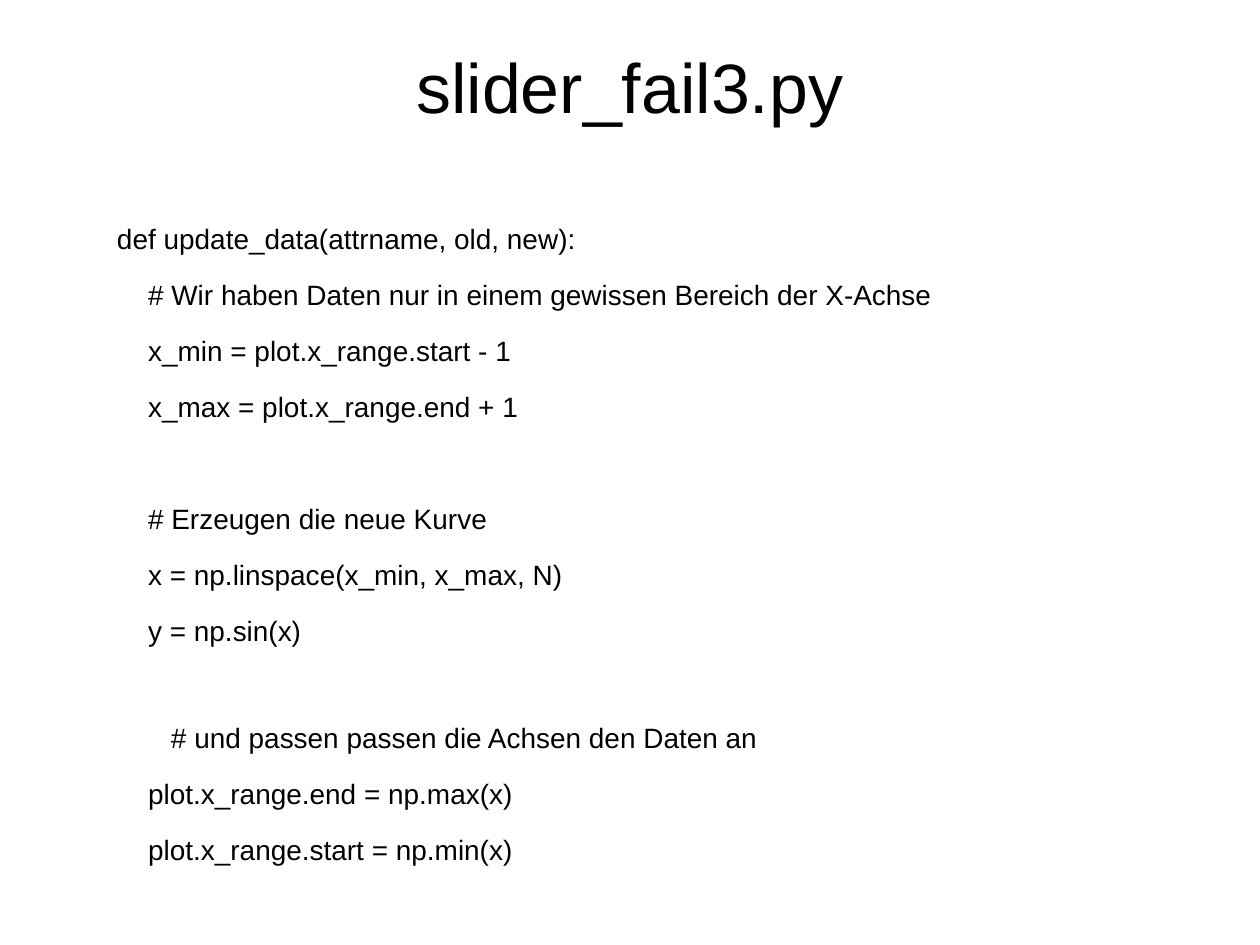
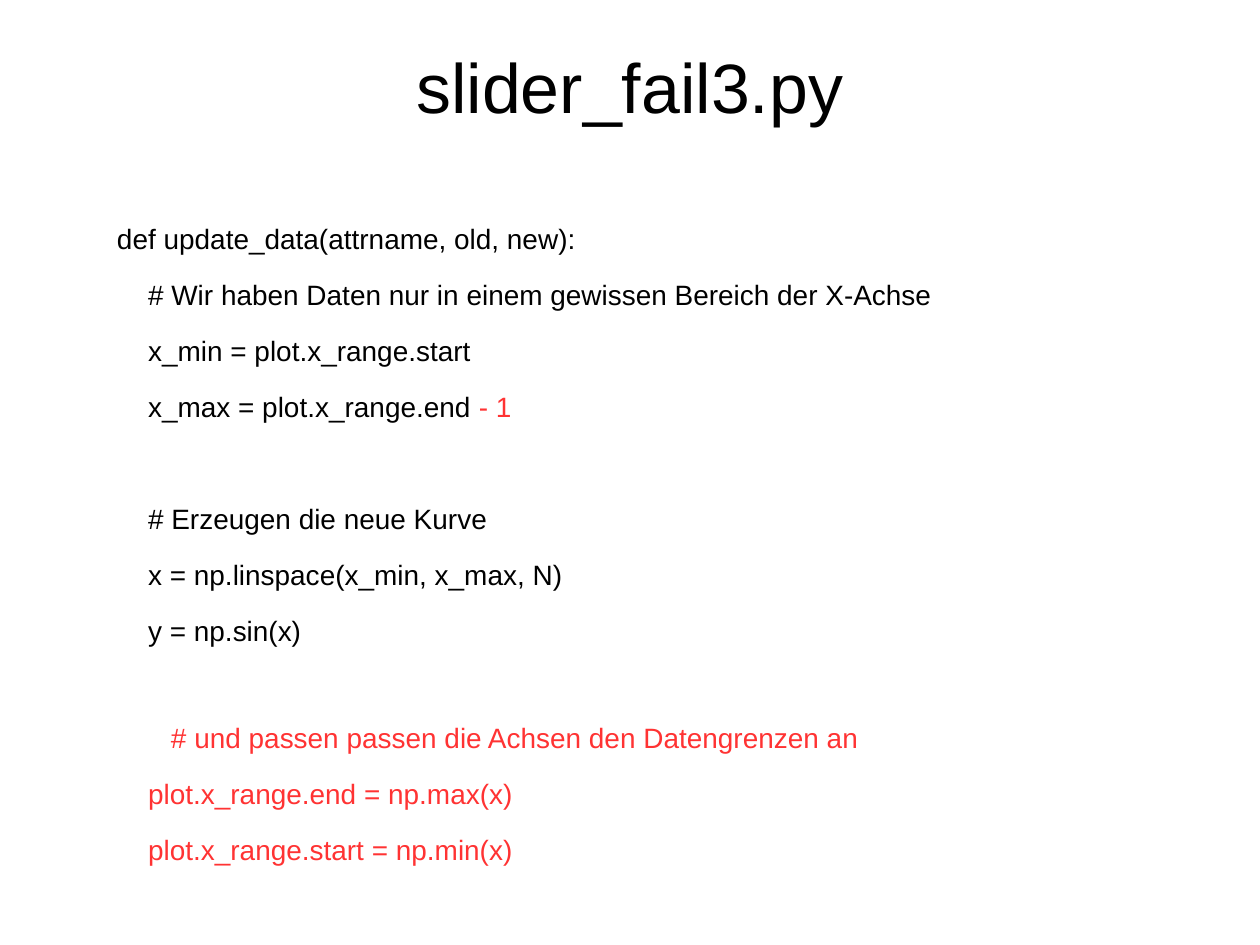
Before and after one commit to Inqbus/python_summit, a slide deck: slide 63 of vortrag/bokeh_sandra.odp (slide 61 before the commit). Drawn at 1260x945 pixels with LibreOffice and Linux fonts; fonts in the diff are those of the drawing. Boxes give left, top, right and bottom in pixels: in the first picture for what was removed or moved away, otherwise in the second. Text is boxed around its words. In the diff, an @@ line names an element or a change of style, - is before the commit and + after.

```diff
--- a/vortrag/bokeh_sandra.odp
+++ b/vortrag/bokeh_sandra.odp
@@ text at bbox=[148, 340, 512, 422]: text changed @@
-x_min = plot.x_range.start - 1
-x_max = plot.x_range.end + 1
+x_min = plot.x_range.start
+x_max = plot.x_range.end - 1
@@ text at bbox=[194, 727, 858, 754]: text changed; text colour #000000 to #FF3333 @@
-  # und passen passen die Achsen den Daten an
+  # und passen passen die Achsen den Datengrenzen an
@@ text at bbox=[148, 783, 512, 866]: text colour #000000 to #FF3333 in "plot.x_range.end = np.max(x)", "plot.x_range.start = np.min(x)" @@
```
Also in this commit, not shown: 9 other slides changed, 4 slides added, 1 slide removed, 5 other files.
